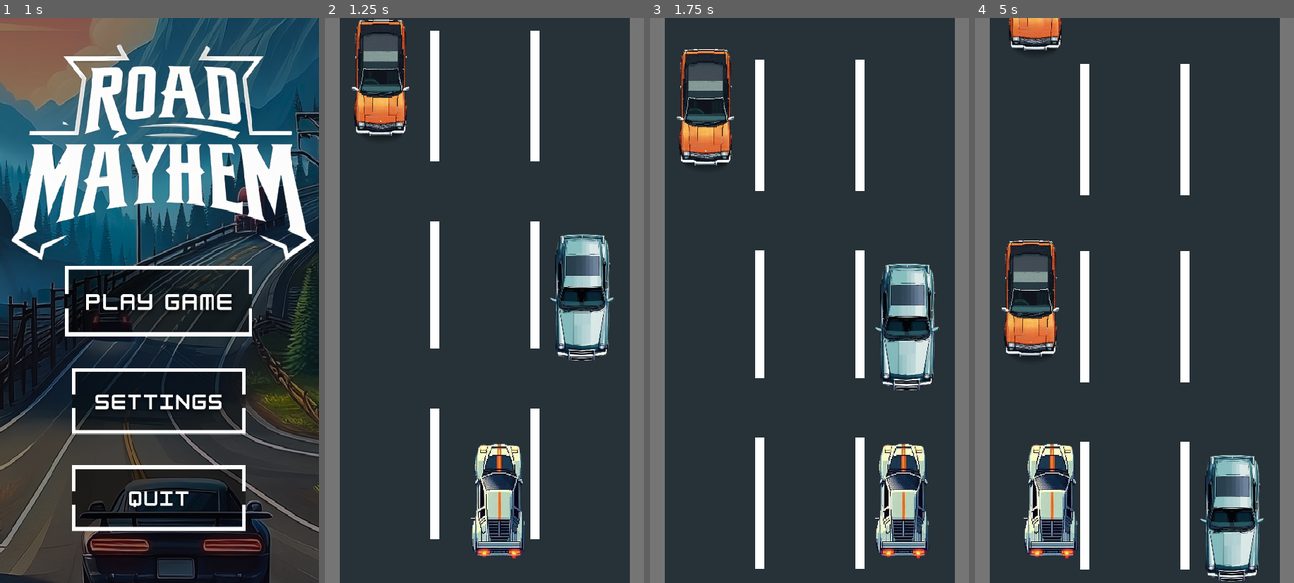
Above: before the commit, frames 1-4 (left to right).
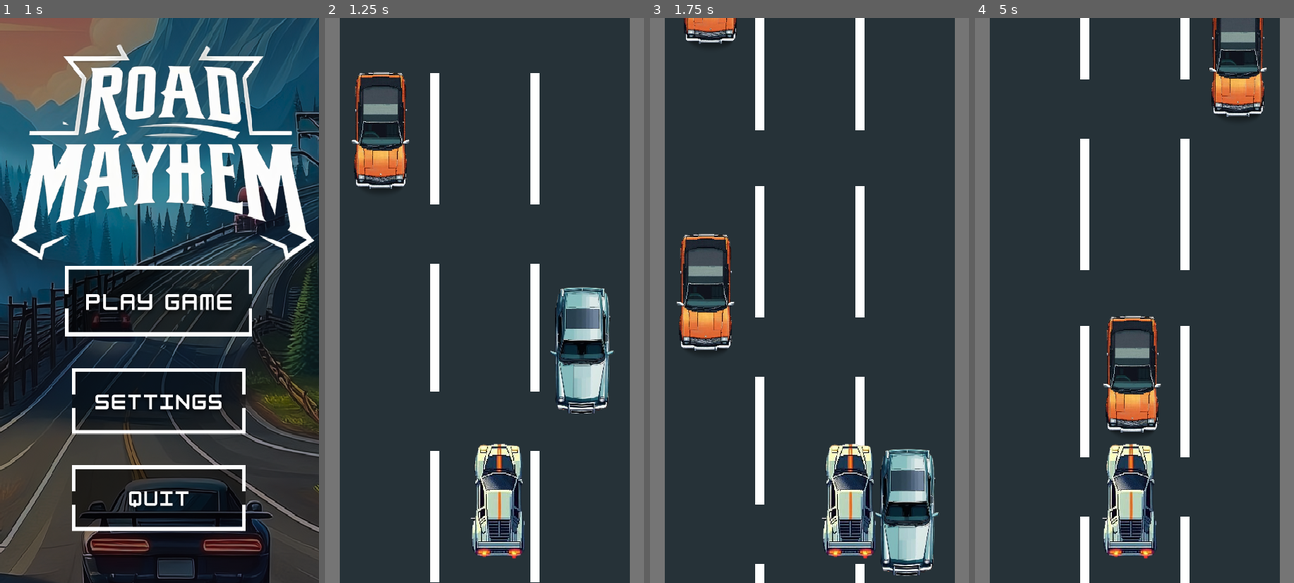
Above: after the commit, the same moments.

Repository: schadha2w/RoadMayhem
Game: Godot game, scene res://Scene/menu.tscn
Same seed, same stepped clock (60 frames per second), same inputs: the game is played once before the commit and once after it. Sound files missing from this copy of the repository are replaced by a short silence.
Inputs (mouse positions are in pixels of both pictures, inside the frame that each line leads up to):
- Up to frame 1 (1 s): click (159, 300) at 0.5 s
- Up to frame 2 (1.25 s): no input
- Up to frame 3 (1.75 s): hold Right (ui_right) from 1.28 s (still down)
- Up to frame 4 (5 s): release Right (ui_right) at 2.03 s; hold Left (ui_left) 2.03-2.78 s; hold Right (ui_right) 2.78-4.28 s; hold Left (ui_left) from 4.28 s (still down)

Frame 1 is identical in both runs. In frame 2, 11% of the frame differs, in the area x 8-91%, y 0-100%; in frame 3, 18%; in frame 4, 20%, in the area x 8-92%, y 0-100%.

Commit message:
better animations

Diff:
--- a/Scene/main.tscn
+++ b/Scene/main.tscn
@@ -52,6 +52,7 @@
 transform = Transform2D(1, 0, 0, 1, 99, 385)
 
 [node name="ParallaxLayer" type="ParallaxLayer" parent="ParallaxBackground"]
+motion_scale = Vector2(1, 0.7)
 motion_mirroring = Vector2(0, 960)
 
 [node name="Road" type="Sprite2D" parent="ParallaxBackground/ParallaxLayer"]
--- a/Scripts/player.gd
+++ b/Scripts/player.gd
@@ -9,7 +9,7 @@
 	# Add the gravity.
 
 	# Handle jump.
-	velocity.y = -100.0
+	velocity.y = -550.0
 
 	# Get the input direction and handle the movement/deceleration.
 	# As good practice, you should replace UI actions with custom gameplay actions.
